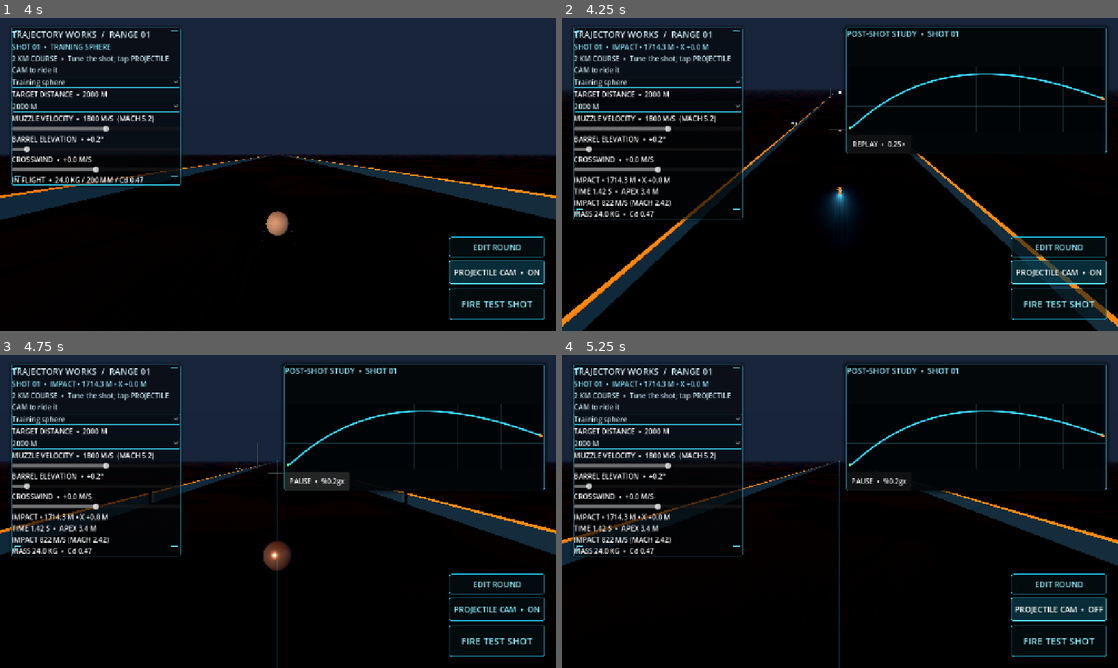
Above: before the commit, frames 1-4 (two rows, left to right).
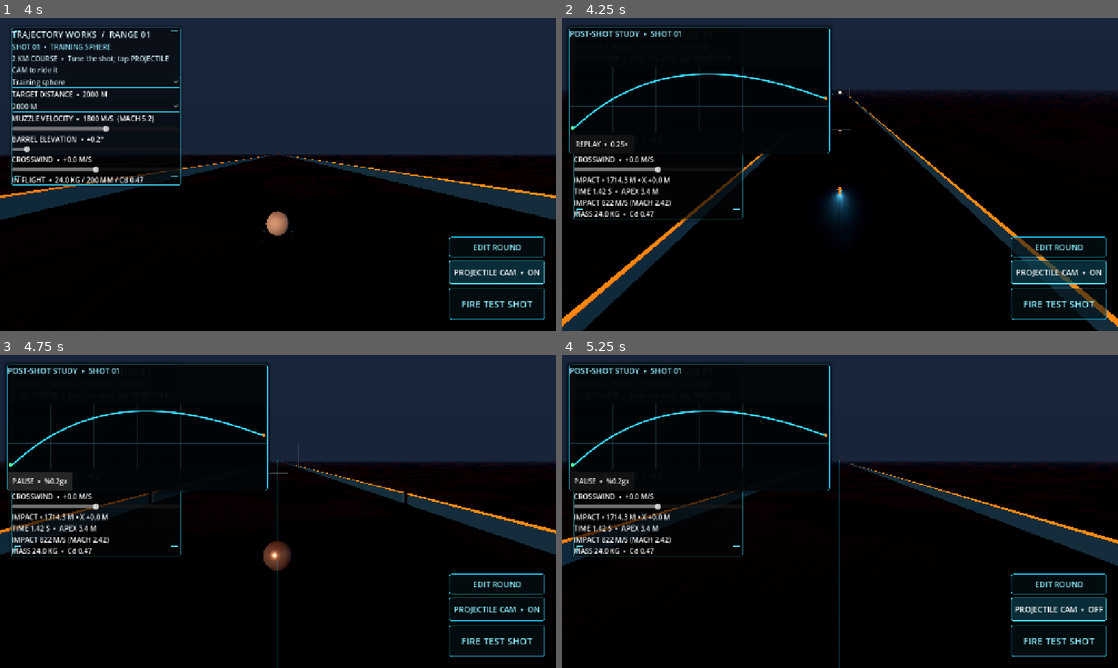
Above: after the commit, the same moments.

Repository: tpylman90-ctrl/Trajectory-Works
Game: Godot game, scene res://scenes/range.tscn
Same seed, same stepped clock (60 frames per second), same inputs: the game is played once before the commit and once after it.
Inputs:
- Up to frame 1 (4 s): click "Dense slug" at 0.5 s; click "2000 M" at 1.25 s; click "Training sphere" at 2 s; click "FIRE TEST SHOT" at 2.75 s; click "PROJECTILE CAM • OFF" at 3.5 s
- Up to frame 2 (4.25 s): no input
- Up to frame 3 (4.75 s): click "REPLAY • 0.25×" at 4.25 s
- Up to frame 4 (5.25 s): click "PROJECTILE CAM • ON" at 5 s

Frame 1 is identical in both runs. In frame 2, 17% of the frame differs, in the area x 1-99%, y 2-45%; in frame 3, 24%; in frame 4, 24%.
Error before the commit: unsupported format character in operator '%'. (res://scripts/range.gd:647)
Error after the commit: unsupported format character in operator '%'. (res://scripts/range.gd:650)

Commit message:
Add compact sizing and wrap review UI

Diff:
--- a/scripts/range.gd
+++ b/scripts/range.gd
@@ -79,6 +79,10 @@
 var ground_home := Vector3(0.0, -0.12, 0.0)
 var shot_history: Array[Dictionary] = []
 var review_layer: CanvasLayer
+var review_panel: PanelContainer
+var review_panel_wide_layout := false
+var review_ui_scale := 0.85
+var review_ui_scale_picker: OptionButton
 var review_summary: Label
 var review_compare: Label
 var review_plot: FlightPlot
@@ -596,15 +600,13 @@
 	var panel := PanelContainer.new()
 	var viewport_size := get_viewport().get_visible_rect().size
 	var review_width := minf(600.0, viewport_size.x - 32.0)
-	var wide_layout := viewport_size.x >= 1100.0
+	review_panel_wide_layout = viewport_size.x >= 1100.0
+	review_panel = panel
 	panel.set_anchors_preset(Control.PRESET_TOP_LEFT)
 	panel.custom_minimum_size = Vector2(review_width, 0.0)
-	if wide_layout:
-		panel.position = Vector2(viewport_size.x - review_width - 26.0, 22.0)
-	else:
-		panel.position = Vector2(16.0, 22.0)
-		if is_instance_valid(range_hud_panel):
-			range_hud_panel.hide()
+	panel.position = Vector2(16.0, 22.0)
+	if not review_panel_wide_layout and is_instance_valid(range_hud_panel):
+		range_hud_panel.hide()
 	var style := StyleBoxFlat.new()
 	style.bg_color = Color(0.008, 0.024, 0.034, 0.91)
 	style.border_color = Color(0.16, 0.78, 0.92, 0.9)
@@ -627,6 +629,7 @@
 	review_summary.add_theme_color_override("font_color", Color(0.84, 0.92, 0.95))
 	stack.add_child(review_summary)
 	review_compare = Label.new()
+	review_compare.autowrap_mode = TextServer.AUTOWRAP_WORD_SMART
 	review_compare.add_theme_color_override("font_color", Color(1.0, 0.66, 0.30))
 	stack.add_child(review_compare)
 	review_plot = FlightPlot.new()
@@ -669,6 +672,16 @@
 	replay_view_picker.select(0)
 	replay_view_picker.item_selected.connect(_on_replay_view_selected)
 	view_row.add_child(replay_view_picker)
+	var size_label := Label.new()
+	size_label.text = "PANEL SIZE"
+	size_label.custom_minimum_size = Vector2(90.0, 0.0)
+	view_row.add_child(size_label)
+	review_ui_scale_picker = OptionButton.new()
+	for size_name in ["Compact", "Standard", "Large"]:
+		review_ui_scale_picker.add_item(size_name)
+	review_ui_scale_picker.select(1)
+	review_ui_scale_picker.item_selected.connect(_on_review_ui_scale_selected)
+	view_row.add_child(review_ui_scale_picker)
 	replay_camera_scale_label = Label.new()
 	replay_camera_scale_label.text = "CAMERA DISTANCE  •  %0.1f×" % replay_camera_scale
 	stack.add_child(replay_camera_scale_label)
@@ -687,10 +700,12 @@
 	stack.add_child(replay_scrubber)
 	var axes := Label.new()
 	axes.text = "FLIGHT PROFILE  •  ALTITUDE VS DOWNRANGE     ORANGE: LAUNCH   CYAN: PATH   GREEN: END"
+	axes.autowrap_mode = TextServer.AUTOWRAP_WORD_SMART
 	axes.add_theme_font_size_override("font_size", 12)
 	axes.add_theme_color_override("font_color", Color(0.55, 0.79, 0.85))
 	stack.add_child(axes)
 	_update_review_text()
+	_apply_review_panel_scale()
 
 
 func _update_review_text() -> void:
@@ -702,7 +717,7 @@
 		var previous: Dictionary = shot_history[shot_history.size() - 2]
 		review_compare.text = "VS SHOT %02d  •  RANGE %+0.1f M  •  APEX %+0.1f M  •  IMPACT SPEED %+0.1f M/S" % [previous.shot, float(shot.range) - float(previous.range), float(shot.apex) - float(previous.apex), float(shot.impact_speed) - float(previous.impact_speed)]
 	else:
-		review_compare.text = "SHOT HISTORY  •  FIRE AGAIN TO COMPARE THIS ROUND WITH YOUR NEXT DESIGN"
+		review_compare.text = "SHOT HISTORY  •  FIRE AGAIN TO COMPARE DESIGNS"
 
 
 func _toggle_replay_path() -> void:
@@ -724,6 +739,24 @@
 		return
 	replay_camera_view = views[index]
 	_update_replay_pose()
+
+
+func _on_review_ui_scale_selected(index: int) -> void:
+	var scales := [0.70, 0.85, 1.0]
+	review_ui_scale = float(scales[clampi(index, 0, scales.size() - 1)])
+	_apply_review_panel_scale()
+
+
+func _apply_review_panel_scale() -> void:
+	if is_instance_valid(review_panel):
+		review_panel.scale = Vector2.ONE * review_ui_scale
+		var viewport_width := get_viewport().get_visible_rect().size.x
+		if review_panel_wide_layout:
+			review_panel.position.x = viewport_width - review_panel.custom_minimum_size.x * review_ui_scale - 26.0
+		else:
+			review_panel.position.x = 16.0
+	if is_instance_valid(range_hud_panel):
+		range_hud_panel.scale = Vector2.ONE * review_ui_scale
 
 
 func _build_replay_path() -> void:
@@ -759,6 +792,7 @@
 	if is_instance_valid(review_layer):
 		review_layer.queue_free()
 	review_layer = null
+	review_panel = null
 	if is_instance_valid(range_hud_panel):
 		range_hud_panel.show()
 
